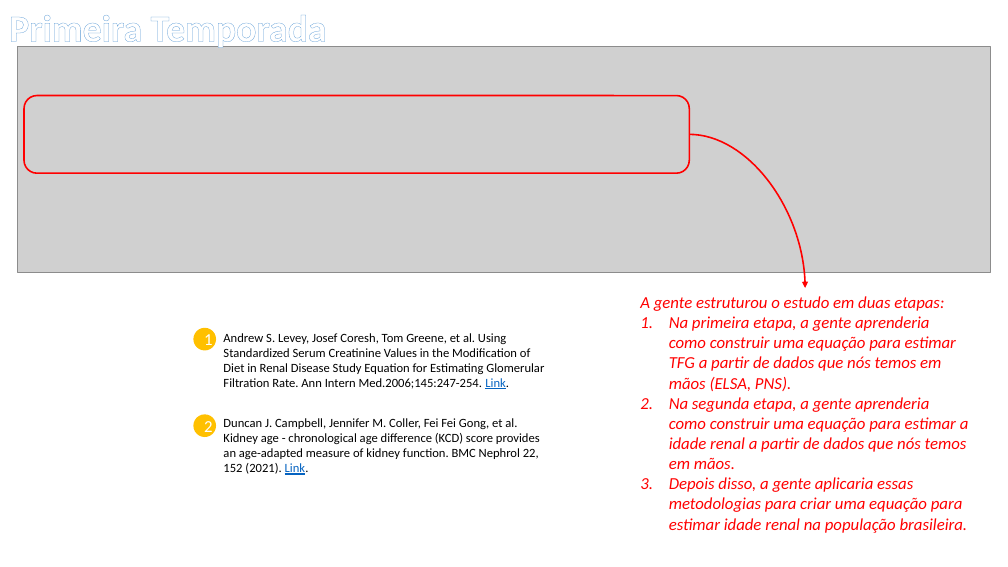
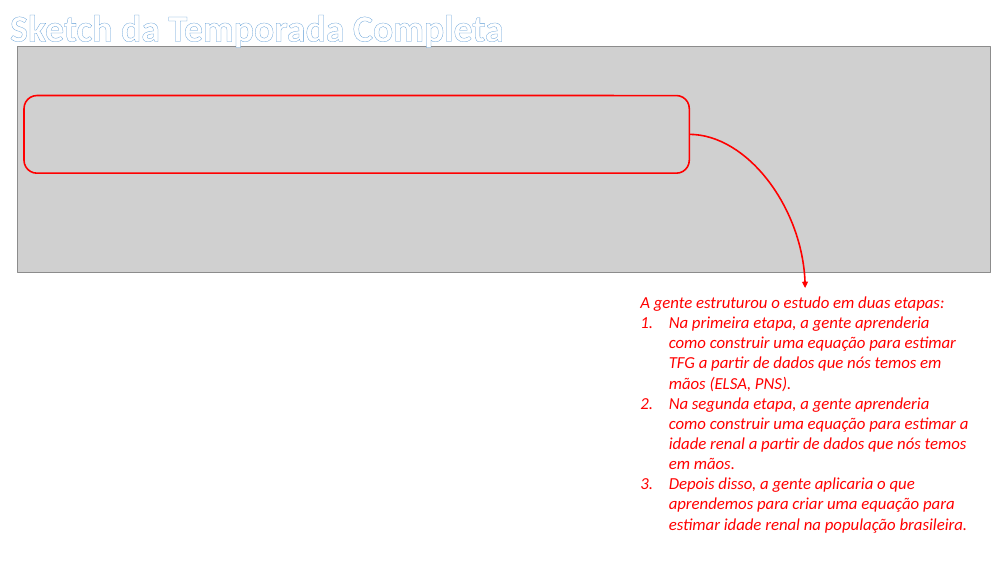
Before and after one commit to andreplima/collabSergio, a slide deck: slide 2 of support/Proposta de Trabalho.pptx. Drawn at 1008x567 pixels with LibreOffice and Linux fonts; fonts in the diff are those of the drawing; grey boxes stand for pictures. Boxes give left, top, right and bottom in pixels: in the first picture for what was removed or moved away, otherwise in the second. Text is boxed around its words. In the diff, an @@ line names an element or a change of style, - is before the commit and + after.

```diff
--- a/support/Proposta de Trabalho.pptx
+++ b/support/Proposta de Trabalho.pptx
@@ text at box(10, 15, 504, 51): text changed @@
-Primeira Temporada
+Sketch da Temporada Completa
@@ ellipse removed at box(194, 328, 216, 351) @@
-1
@@ text removed at box(223, 333, 544, 389) @@
-Andrew S. Levey, Josef Coresh, Tom Greene, et al. Using Standardized Serum Creatinine Values in the Modification of Diet in Renal Disease Study Equation for Estimating Glomerular Filtration Rate. Ann Intern Med.2006;145:247-254. Link.
@@ ellipse removed at box(194, 414, 216, 437) @@
-2
@@ text removed at box(223, 418, 540, 475) @@
-Duncan J. Campbell, Jennifer M. Coller, Fei Fei Gong, et al. Kidney age - chronological age difference (KCD) score provides an age-adapted measure of kidney function. BMC Nephrol 22, 152 (2021). Link.
@@ text at box(669, 477, 968, 533): text changed @@
-3. Depois disso, a gente aplicaria essas metodologias para criar uma equação para estimar idade renal na população brasileira.
+3. Depois disso, a gente aplicaria o que aprendemos para criar uma equação para estimar idade renal na população brasileira.
```
Also in this commit, not shown: 10 other slides changed, 2 slides added, 1 slide removed, 4 other files.
